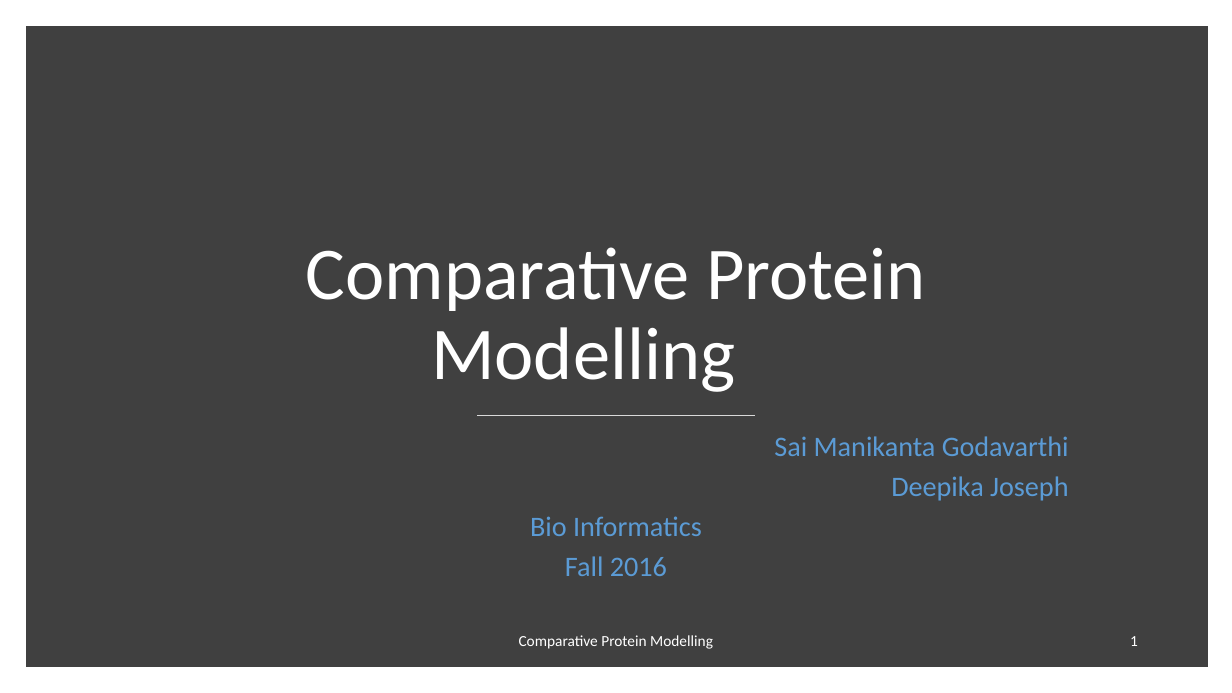
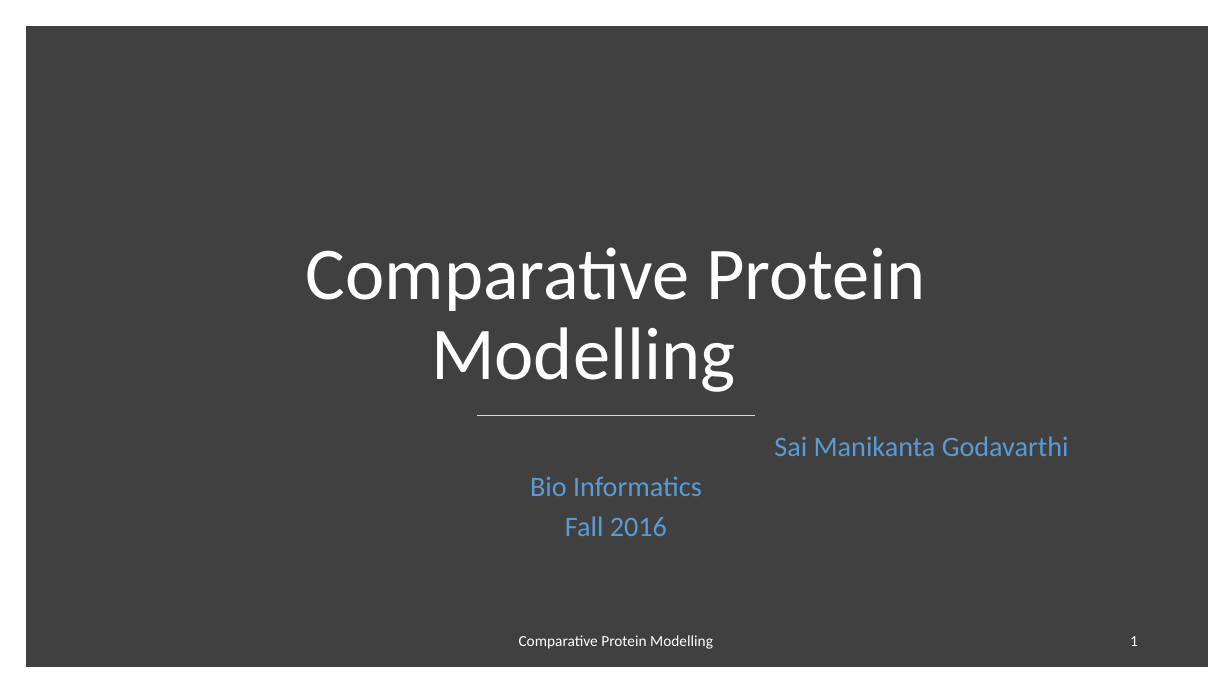
Before and after one commit to SaiManikanta23/Comparative-Protein-Modelling, a slide deck: slide 1 of ComparativeProteinSequence.pptx. Drawn at 1232x693 pixels with LibreOffice and Linux fonts; fonts in the diff are those of the drawing. Boxes give left, top, right and bottom in pixels: in the first picture for what was removed or moved away, otherwise in the second. Text is boxed around its words. In the diff, an @@ line names an element or a change of style, - is before the commit and + after.

Commit message:
Changes to Documentation and PPT

```diff
--- a/ComparativeProteinSequence.pptx
+++ b/ComparativeProteinSequence.pptx
@@ subtitle at box(891, 476, 1068, 501): paragraph removed @@
-Deepika Joseph
```
Also in this commit, not shown: 1 other file.
